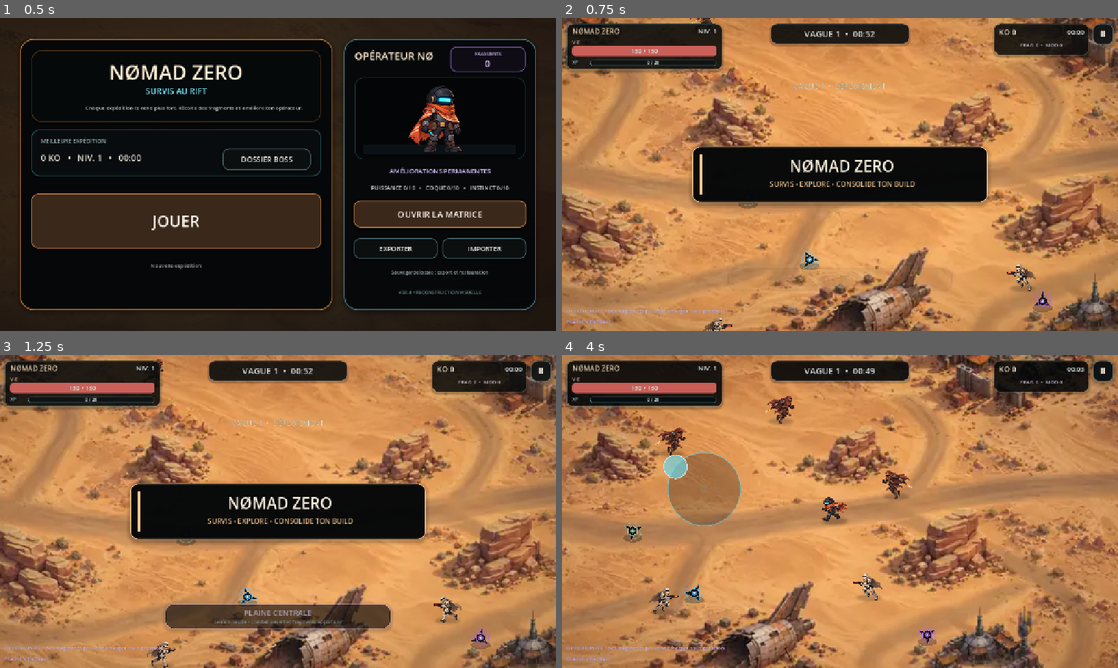
Above: before the commit, frames 1-4 (two rows, left to right).
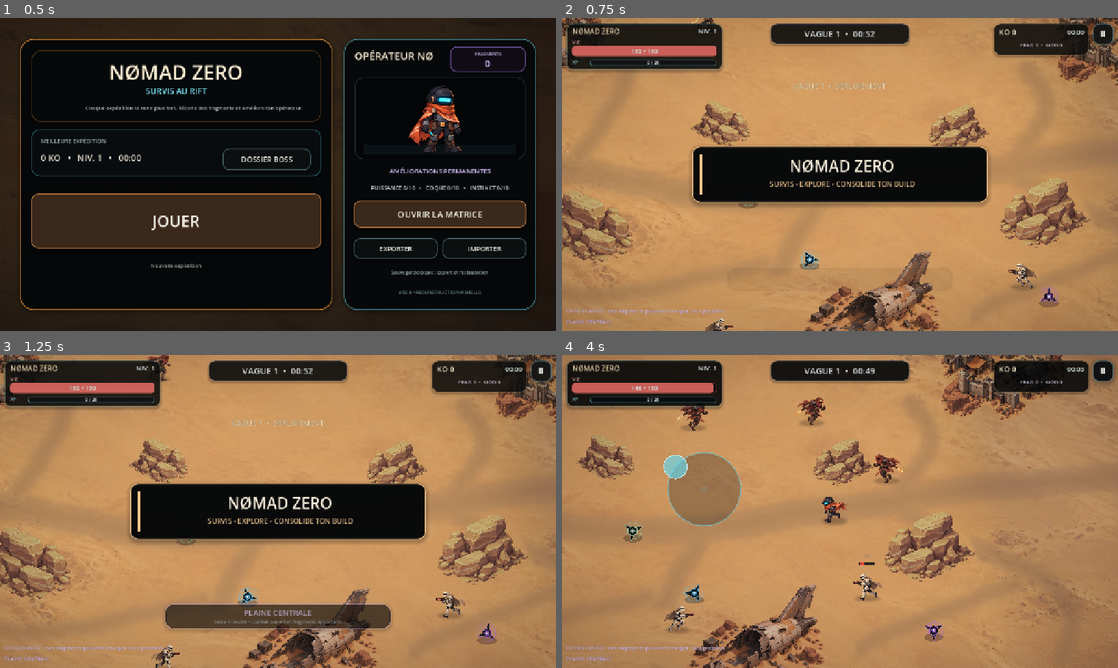
Above: after the commit, the same moments.

Repository: Zorvax-Dev/Nomad-Zero-Dev
Game: Godot game, scene res://Main.tscn
Same seed, same stepped clock (60 frames per second), same inputs: the game is played once before the commit and once after it.
Inputs (mouse positions are in pixels of both pictures, inside the frame that each line leads up to):
- Up to frame 1 (0.5 s): no input
- Up to frame 2 (0.75 s): click "JOUER" at 0.5 s
- Up to frame 3 (1.25 s): no input
- Up to frame 4 (4 s): move the mouse to (962, 495) at 1.27 s; hold D (move_right) 1.28-2 s; tap Q at 1.35, 2.85 s; click (962, 495) at 1.42 s; drag from (728, 527) to (812, 574) at 2.02 s; move the mouse to (895, 442) at 2.77 s; hold D (move_right) 2.78-3.5 s; drag from (812, 574) to (673, 464) at 3.52 s

Frame 1 is identical in both runs. In frame 2, 32% of the frame differs, in the area x 0-100%, y 0-100%; in frame 3, 30%; in frame 4, 41%.

Commit message:
V50.1: restore modular crisp landmarks with per-element blocking

Diff:
--- a/scripts/world.gd
+++ b/scripts/world.gd
@@ -1,16 +1,30 @@
 extends Node2D
 class_name StylizedWorld
 
-const MAP_TEXTURE: Texture2D = preload("res://assets/map/desert_world_v50.webp")
-const MAP_SCALE: float = 4.0
+const MAP_TEXTURE: Texture2D = preload("res://assets/map/desert_world_v50_1.webp")
+const MAP_SCALE: float = 1.0
 const BOUNDS: Rect2 = Rect2(0.0, 0.0, 4096.0, 3072.0)
 const EDGE_MARGIN: float = 34.0
 const PLAYER_START: Vector2 = Vector2(1536.0, 1024.0)
+
+# V50.1 — chaque élément important reste un asset séparé, net et bloquant.
+const CAMP_TEXTURE: Texture2D = preload("res://assets/decor/v46_1_camp_nomad.png")
+const REFINERY_TEXTURE: Texture2D = preload("res://assets/decor/v46_1_refinery.png")
+const WRECK_TEXTURE: Texture2D = preload("res://assets/decor/v46_1_wreck.png")
+const ROCK_TEXTURE: Texture2D = preload("res://assets/decor/v46_1_rock_main.png")
+const ROCK_TEXTURE_MIRROR: Texture2D = preload("res://assets/decor/v46_1_rock_mirror.png")
+const CANYON_ROCK_TEXTURE: Texture2D = preload("res://assets/decor/v47_canyon_rock.png")
+const LEVIATHAN_TEXTURE: Texture2D = preload("res://assets/decor/v48_leviathan.png")
+const SALVAGE_RIG_TEXTURE: Texture2D = preload("res://assets/decor/v48_salvage_rig.png")
+const SCRAP_HEAP_TEXTURE: Texture2D = preload("res://assets/decor/v48_scrap_heap.png")
+const IRON_PIT_TEXTURE: Texture2D = preload("res://assets/decor/v48_iron_pit.png")
+const SHADOW_TEXTURE: Texture2D = preload("res://assets/effects/ground_shadow.png")
+
 var _blockers: Array[Dictionary] = []
 
 func _ready() -> void:
 	var sprite := Sprite2D.new()
-	sprite.name = "V50WorldMap"
+	sprite.name = "V50_1Terrain"
 	sprite.texture = MAP_TEXTURE
 	sprite.centered = false
 	sprite.position = Vector2.ZERO
@@ -19,71 +33,123 @@
 	sprite.z_index = -1000
 	add_child(sprite)
 
-	_build_blockers()
-
-func _build_blockers() -> void:
 	_blockers.clear()
-
-	# V50 — collisions calées sur les volumes lisibles du fond final.
-	# On ne collisionne que les gros landmarks et falaises : les petits cailloux
-	# restent traversables afin d'éviter tout mur invisible sur mobile.
-
-	# Camp nord-ouest.
-	_add_ellipse(Vector2(585.0, 425.0), Vector2(205.0, 118.0))
-	_add_ellipse(Vector2(430.0, 370.0), Vector2(62.0, 84.0))
-
-	# Raffinerie nord-est.
-	_add_ellipse(Vector2(2425.0, 455.0), Vector2(245.0, 132.0))
-	_add_ellipse(Vector2(2600.0, 360.0), Vector2(78.0, 94.0))
-
-	# Épave centrale.
-	_add_ellipse(Vector2(1660.0, 1495.0), Vector2(250.0, 108.0))
-	_add_ellipse(Vector2(1785.0, 1370.0), Vector2(78.0, 92.0))
-
-	# Avant-poste central-est.
-	_add_ellipse(Vector2(2435.0, 1535.0), Vector2(170.0, 102.0))
-
-	# Ruine / arche du Canyon.
-	_add_ellipse(Vector2(3620.0, 1295.0), Vector2(112.0, 90.0))
-
-	# Cimetière d'épaves : station, Léviathan et fosse.
-	_add_ellipse(Vector2(760.0, 2550.0), Vector2(150.0, 102.0))
-	_add_ellipse(Vector2(2150.0, 2640.0), Vector2(270.0, 116.0))
-	_add_ellipse(Vector2(3140.0, 2510.0), Vector2(166.0, 106.0))
-
-	# Quelques gros affleurements qui structurent réellement les routes.
-	_add_ellipse(Vector2(650.0, 1215.0), Vector2(118.0, 80.0))
-	_add_ellipse(Vector2(1120.0, 850.0), Vector2(78.0, 54.0))
-	_add_ellipse(Vector2(1950.0, 870.0), Vector2(82.0, 56.0))
-	_add_ellipse(Vector2(2250.0, 1165.0), Vector2(112.0, 76.0))
-	_add_ellipse(Vector2(1080.0, 1680.0), Vector2(68.0, 48.0))
-	_add_ellipse(Vector2(2085.0, 1700.0), Vector2(72.0, 50.0))
-
-	# Bord rocheux oriental : volumes serrés sur l'extrême droite pour conserver
-	# les routes et les espaces de combat du Canyon.
-	for y: float in [190.0, 650.0, 1110.0, 1580.0, 2060.0, 2550.0, 2960.0]:
-		_add_ellipse(Vector2(4050.0, y), Vector2(190.0, 245.0))
+	_create_landmarks()
+
+func _sort_offset(tex: Texture2D, scale_value: float) -> float:
+	var source_offset: float = 250.0
+	if tex == CAMP_TEXTURE: source_offset = 470.0
+	elif tex == REFINERY_TEXTURE: source_offset = 438.0
+	elif tex == WRECK_TEXTURE: source_offset = 290.0
+	elif tex == CANYON_ROCK_TEXTURE: source_offset = 300.0
+	elif tex == LEVIATHAN_TEXTURE: source_offset = 325.0
+	elif tex == SALVAGE_RIG_TEXTURE: source_offset = 400.0
+	elif tex == IRON_PIT_TEXTURE: source_offset = 245.0
+	elif tex == SCRAP_HEAP_TEXTURE: source_offset = 270.0
+	return source_offset * absf(scale_value)
+
+func _add_shadow(node_name: String, pos: Vector2, scale_value: float) -> void:
+	var shadow := Sprite2D.new()
+	shadow.name = node_name + "GroundShadow"
+	shadow.texture = SHADOW_TEXTURE
+	shadow.centered = true
+	shadow.position = pos + Vector2(0.0, 50.0 * scale_value)
+	shadow.texture_filter = CanvasItem.TEXTURE_FILTER_LINEAR
+	shadow.scale = Vector2(absf(scale_value) * 3.55, absf(scale_value) * 2.42)
+	shadow.modulate = Color(0.12, 0.085, 0.055, 0.14)
+	shadow.z_index = int(pos.y) - 3
+	add_child(shadow)
+
+func _add_landmark(node_name: String, tex: Texture2D, pos: Vector2, scale_value: float, flip_h: bool, collider_offset: Vector2, collider_radius: Vector2, shadowed: bool = true) -> void:
+	# Le collider principal est créé dans la même fonction que le sprite :
+	# impossible d'ajouter visuellement un landmark sans blocage associé.
+	if shadowed:
+		_add_shadow(node_name, pos, scale_value)
+
+	var spr := Sprite2D.new()
+	spr.name = node_name
+	spr.texture = tex
+	spr.centered = true
+	spr.position = pos
+	spr.texture_filter = CanvasItem.TEXTURE_FILTER_LINEAR
+	spr.scale = Vector2(-scale_value if flip_h else scale_value, scale_value)
+	spr.z_index = int(pos.y + _sort_offset(tex, scale_value))
+	spr.modulate = Color.WHITE
+	add_child(spr)
+
+	_add_ellipse(pos + collider_offset, collider_radius)
+
+func _create_landmarks() -> void:
+	# Zone nord-ouest — camp nomade détaillé.
+	_add_landmark("CampNorthWest", CAMP_TEXTURE, Vector2(520.0, 500.0), 0.43, false, Vector2(0.0, 56.0), Vector2(205.0, 126.0))
+	_add_ellipse(Vector2(380.0, 462.0), Vector2(70.0, 86.0))
+	_add_ellipse(Vector2(642.0, 470.0), Vector2(82.0, 72.0))
+
+	# Zone nord-est — raffinerie, seule grande structure industrielle de cette zone.
+	_add_landmark("RefineryNorthEast", REFINERY_TEXTURE, Vector2(2510.0, 520.0), 0.45, true, Vector2(0.0, 48.0), Vector2(242.0, 142.0))
+	_add_ellipse(Vector2(2318.0, 530.0), Vector2(80.0, 72.0))
+	_add_ellipse(Vector2(2670.0, 470.0), Vector2(90.0, 88.0))
+
+	# Épave centrale — grosse silhouette, plusieurs volumes pour coller à la coque.
+	_add_landmark("CentralWreck", WRECK_TEXTURE, Vector2(1640.0, 1490.0), 0.51, false, Vector2(-20.0, 28.0), Vector2(235.0, 94.0))
+	_add_ellipse(Vector2(1780.0, 1382.0), Vector2(76.0, 82.0))
+
+	# Rochers de circulation — tous indépendants et tous bloquants.
+	_add_landmark("RockWest", ROCK_TEXTURE, Vector2(650.0, 1210.0), 0.48, false, Vector2(0.0, 34.0), Vector2(118.0, 80.0), false)
+	_add_landmark("RockCenterLeft", ROCK_TEXTURE, Vector2(1120.0, 850.0), 0.30, false, Vector2(0.0, 26.0), Vector2(72.0, 50.0), false)
+	_add_landmark("RockCenterRight", ROCK_TEXTURE_MIRROR, Vector2(1950.0, 865.0), 0.31, false, Vector2(0.0, 27.0), Vector2(76.0, 52.0), false)
+	_add_landmark("RockEast", ROCK_TEXTURE_MIRROR, Vector2(2250.0, 1160.0), 0.46, false, Vector2(0.0, 33.0), Vector2(112.0, 76.0), false)
+	_add_landmark("RockSouthWest", ROCK_TEXTURE_MIRROR, Vector2(1080.0, 1660.0), 0.27, false, Vector2(0.0, 24.0), Vector2(64.0, 46.0), false)
+	_add_landmark("RockSouthEast", ROCK_TEXTURE, Vector2(2085.0, 1690.0), 0.28, false, Vector2(0.0, 25.0), Vector2(68.0, 48.0), false)
+
+	# Canyon des Échos — uniquement le rock art détaillé.
+	# Les anciennes formes plates EchoRuins/EchoSpire sont volontairement supprimées.
+	_add_landmark("CanyonGateNorth", CANYON_ROCK_TEXTURE, Vector2(3270.0, 520.0), 0.37, false, Vector2(0.0, 34.0), Vector2(92.0, 64.0), false)
+	_add_landmark("CanyonGateSouth", CANYON_ROCK_TEXTURE, Vector2(3290.0, 1545.0), 0.35, true, Vector2(0.0, 32.0), Vector2(88.0, 61.0), false)
+	_add_landmark("CanyonMonolithWest", CANYON_ROCK_TEXTURE, Vector2(3520.0, 1160.0), 0.31, false, Vector2(0.0, 29.0), Vector2(78.0, 56.0), false)
+	_add_landmark("CanyonMonolithCenter", CANYON_ROCK_TEXTURE, Vector2(3700.0, 1115.0), 0.28, true, Vector2(0.0, 27.0), Vector2(70.0, 51.0), false)
+	_add_landmark("CanyonMonolithEast", CANYON_ROCK_TEXTURE, Vector2(3870.0, 1190.0), 0.30, false, Vector2(0.0, 28.0), Vector2(74.0, 53.0), false)
+	_add_landmark("CanyonRockNorth", CANYON_ROCK_TEXTURE, Vector2(3550.0, 645.0), 0.29, true, Vector2(0.0, 27.0), Vector2(73.0, 52.0), false)
+	_add_landmark("CanyonRockSouth", CANYON_ROCK_TEXTURE, Vector2(3500.0, 1515.0), 0.28, false, Vector2(0.0, 26.0), Vector2(70.0, 50.0), false)
+
+	# Cimetière d'Épaves — chaque objet garde sa silhouette et son blocage propre.
+	_add_landmark("SalvageStation", SALVAGE_RIG_TEXTURE, Vector2(860.0, 2600.0), 0.43, true, Vector2(0.0, 72.0), Vector2(126.0, 76.0))
+	_add_ellipse(Vector2(780.0, 2545.0), Vector2(54.0, 54.0))
+
+	_add_landmark("LeviathanWreck", LEVIATHAN_TEXTURE, Vector2(2140.0, 2660.0), 0.58, false, Vector2(0.0, 82.0), Vector2(150.0, 72.0))
+	_add_ellipse(Vector2(2015.0, 2755.0), Vector2(76.0, 46.0))
+	_add_ellipse(Vector2(2295.0, 2575.0), Vector2(64.0, 56.0))
+
+	_add_landmark("IronPit", IRON_PIT_TEXTURE, Vector2(3080.0, 2490.0), 0.56, false, Vector2(0.0, 60.0), Vector2(100.0, 72.0))
+
+	_add_landmark("ScrapHeapEast", SCRAP_HEAP_TEXTURE, Vector2(2660.0, 2860.0), 0.37, false, Vector2(0.0, 48.0), Vector2(78.0, 49.0))
+	_add_landmark("ScrapHeapWest", SCRAP_HEAP_TEXTURE, Vector2(1380.0, 2840.0), 0.28, true, Vector2(0.0, 38.0), Vector2(59.0, 39.0))
+	_add_landmark("ScrapHeapNorth", SCRAP_HEAP_TEXTURE, Vector2(2700.0, 2260.0), 0.24, true, Vector2(0.0, 33.0), Vector2(51.0, 35.0))
+
+	# Bord rocheux visible de l'est : collision de sécurité uniquement sur l'extrême bord.
+	for y: float in [180.0, 610.0, 1040.0, 1490.0, 1940.0, 2390.0, 2840.0]:
+		_add_ellipse(Vector2(4055.0, y), Vector2(155.0, 205.0))
 
 func _add_ellipse(center: Vector2, radius: Vector2) -> void:
 	_blockers.append({"type": "ellipse", "center": center, "radius": radius})
 
 func echo_ruins_position() -> Vector2:
-	return Vector2(3620.0, 1190.0)
+	return Vector2(3700.0, 1045.0)
 
 func echo_resonator_position() -> Vector2:
-	return Vector2(3800.0, 1080.0)
+	return Vector2(3860.0, 1060.0)
 
 func graveyard_center() -> Vector2:
-	return Vector2(2120.0, 2570.0)
+	return Vector2(2140.0, 2570.0)
 
 func leviathan_position() -> Vector2:
-	return Vector2(2150.0, 2495.0)
+	return Vector2(2140.0, 2510.0)
 
 func salvage_station_position() -> Vector2:
-	return Vector2(760.0, 2420.0)
+	return Vector2(860.0, 2435.0)
 
 func iron_pit_position() -> Vector2:
-	return Vector2(3140.0, 2350.0)
+	return Vector2(3080.0, 2325.0)
 
 func update_streaming(_focus: Vector2, _force: bool = false) -> void:
 	pass
